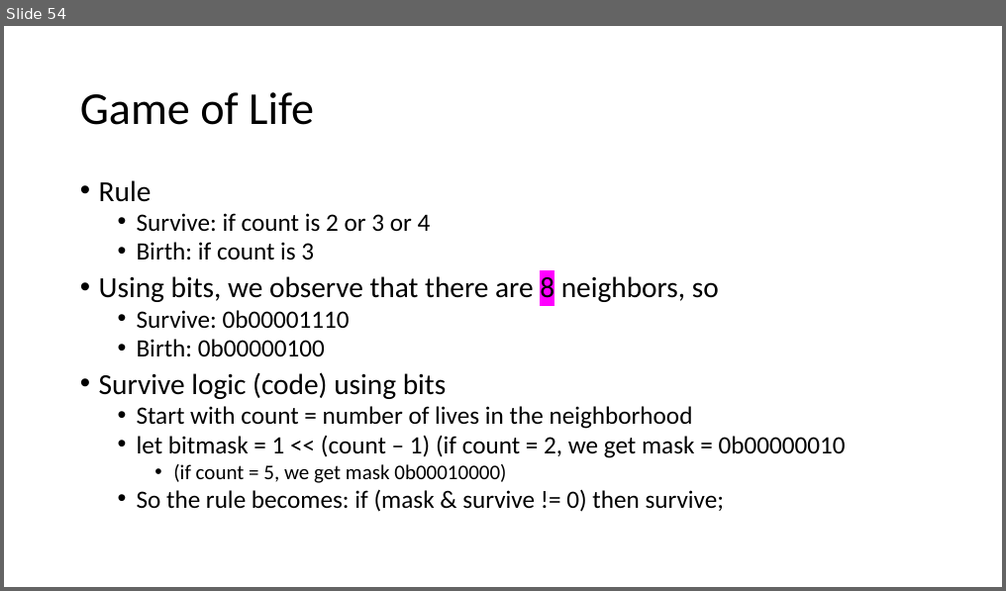
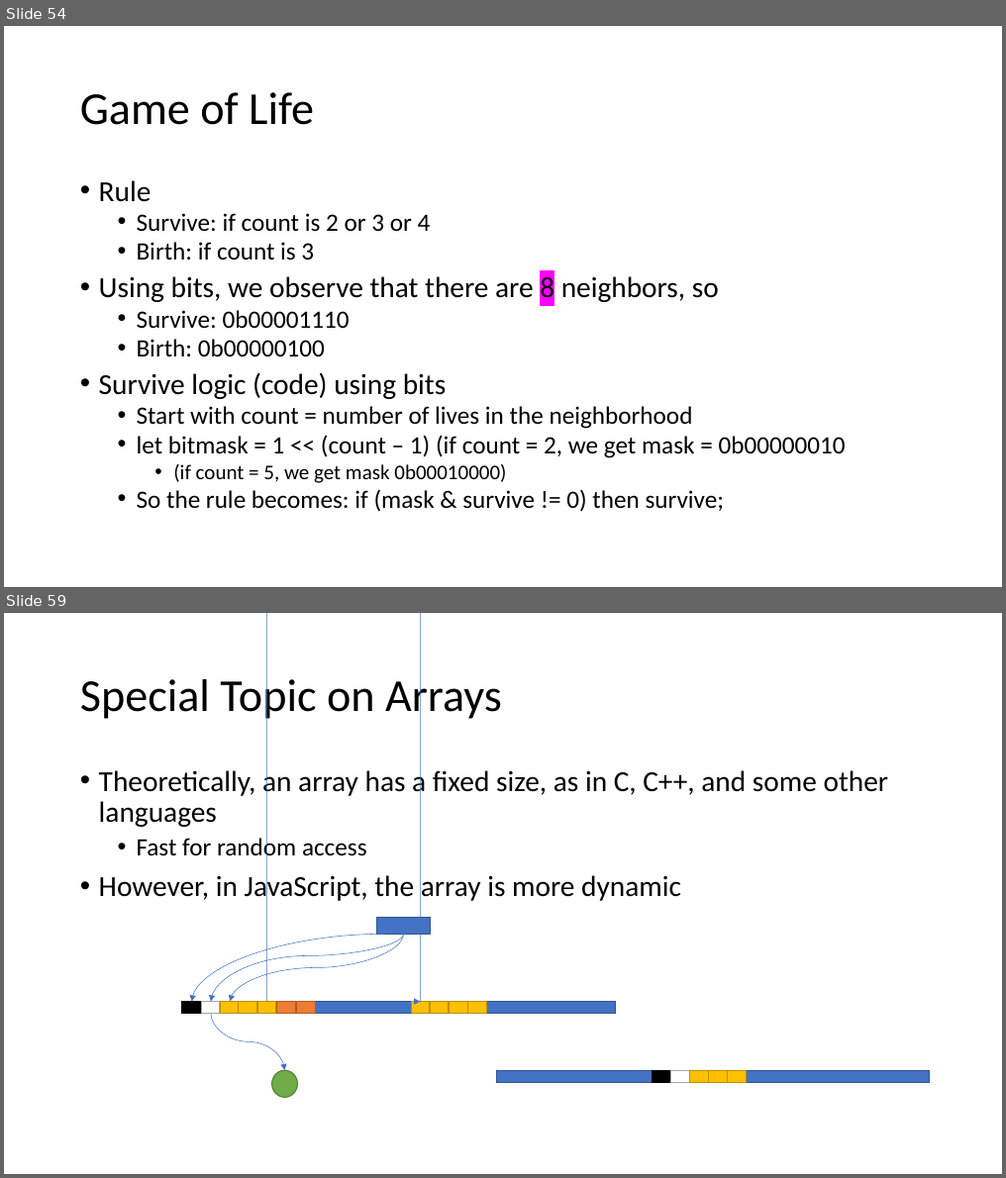
Before and after one commit to brianwhu/fun-in-js, a slide deck: documents/DataStructures.pptx. Shown one above the other, each under a label of ours: slide 54 before the commit, slides 54 and 59 after it; the slides between them are not shown. The pictures are 1006x591 and 1006x1178 pixels, drawn with LibreOffice and Linux fonts; fonts in the diff are those of the drawing. Boxes give left, top, right and bottom in pixels: in the first picture for what was removed or moved away, otherwise in the second. Text is boxed around its words. In the diff, an @@ line names an element or a change of style, - is before the commit and + after.

```diff
--- a/documents/DataStructures.pptx
+++ b/documents/DataStructures.pptx
@@ slide 59 added at [4,613,1002,1174], background #FFFFFF @@
@@ title added at [80,673,502,723], 44 pt, text #000000 @@
+Special Topic on Arrays
@@ text added at [99,766,889,904], 28 pt, text #000000 @@
+• Theoretically, an array has a fixed size, as in C, C++, and some other languages
+  • Fast for random access
+• However, in JavaScript, the array is more dynamic
@@ curved arrow added from (384, 934) to (192, 1001), #4472C4 0.5 pt @@
@@ curved arrow added from (404, 934) to (211, 1001), #4472C4 0.5 pt @@
@@ curved arrow added from (404, 934) to (230, 1001), #4472C4 0.5 pt @@
@@ rectangle added at [377,918,430,934], fill #4472C4, outline #325491 1 pt @@
@@ curved arrow added from (266, 1001) to (420, 1001), #4472C4 0.5 pt @@
@@ rectangle added at [182,1001,201,1014], fill #000000, outline #000000 1 pt @@
@@ rectangle added at [183,1001,616,1014], fill #4472C4, outline #325491 1 pt @@
@@ rectangle added at [201,1001,220,1014], fill #FFFFFF, outline #A5A5A5 1 pt @@
@@ curved arrow added from (211, 1014) to (285, 1070), #4472C4 0.5 pt @@
@@ rectangle added at [221,1001,239,1014], fill #FFC000, outline #BD8E00 1 pt @@
@@ rectangle added at [239,1001,257,1014], fill #FFC000, outline #BD8E00 1 pt @@
@@ rectangle added at [257,1001,276,1014], fill #FFC000, outline #BD8E00 1 pt @@
@@ rectangle added at [277,1001,296,1014], fill #ED7D31, outline #AF5C24 1 pt @@
@@ rectangle added at [297,1001,316,1014], fill #ED7D31, outline #AF5C24 1 pt @@
@@ rectangle added at [411,1001,430,1014], fill #FFC000, outline #BD8E00 1 pt @@
@@ rectangle added at [430,1001,449,1014], fill #FFC000, outline #BD8E00 1 pt @@
@@ rectangle added at [450,1001,468,1014], fill #FFC000, outline #BD8E00 1 pt @@
@@ rectangle added at [468,1001,487,1014], fill #FFC000, outline #BD8E00 1 pt @@
@@ ellipse added at [272,1070,297,1097], fill #70AD47, outline #538035 1 pt @@
@@ rectangle added at [497,1070,930,1082], fill #4472C4, outline #325491 1 pt @@
@@ rectangle added at [652,1070,671,1082], fill #000000, outline #000000 1 pt @@
@@ rectangle added at [671,1070,690,1082], fill #FFFFFF, outline #A5A5A5 1 pt @@
@@ rectangle added at [690,1070,709,1082], fill #FFC000, outline #BD8E00 1 pt @@
@@ rectangle added at [709,1070,727,1082], fill #FFC000, outline #BD8E00 1 pt @@
@@ rectangle added at [728,1070,746,1082], fill #FFC000, outline #BD8E00 1 pt @@
```
Also in this commit, not shown: 2 slides changed, 6 other slides added.
